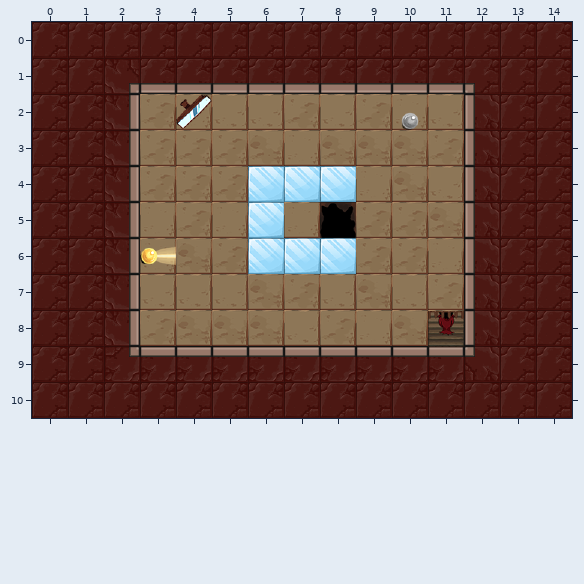
A Tiled map gets an edit: assets/levels/kongregate_release/k4.tmx. The picture above was drawn from the file before the commit.
Cells are 48x48 px. Shown: x 0..14, y 0..10.
After:
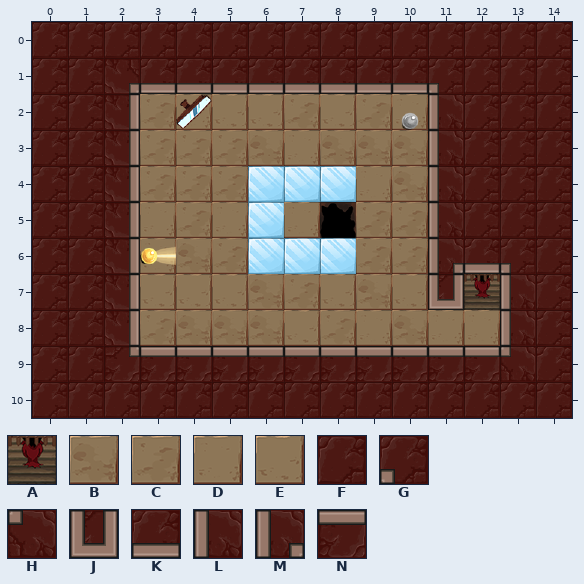
Key: from "exit": A 0; from "floors": B 0, C 1, D 2, E 3; from "walls": F 0, G 1, H 2, J 8, K 20, L 27, M 31, N 34.
_ is an empty cell.
Objects are placed by their top-left corner, in cells (3,4 is the top-left corner of cell 3,4); size is 1x1 cell unless given.
Tiles replaced or removed in this view: B, C, D, E, F, G, H, K, L.
Commit: Moved exits to top wall
Diff:
Changed rows in their new state; . is an unchanged cell.
Layer "Floor":
first column x 11:
 2 _.
 3 _.
 4 _.
 5 _.
 6 _.
 7 _C
 8 DD
Layer "Walls":
first column x 11:
 1 GF.
 2 LF.
 3 LF.
 4 LF.
 5 LF.
 6 MKG
 7 J_L
 8 ._L
 9 .NH
Layer "Exit":
changed: A "exit" at 11,8 -> A "exit" at 12,7
Boxes around the changes in both pictures, in picture pixels (x1, y1, x2, y2):
changed: (428, 83, 535, 381)
